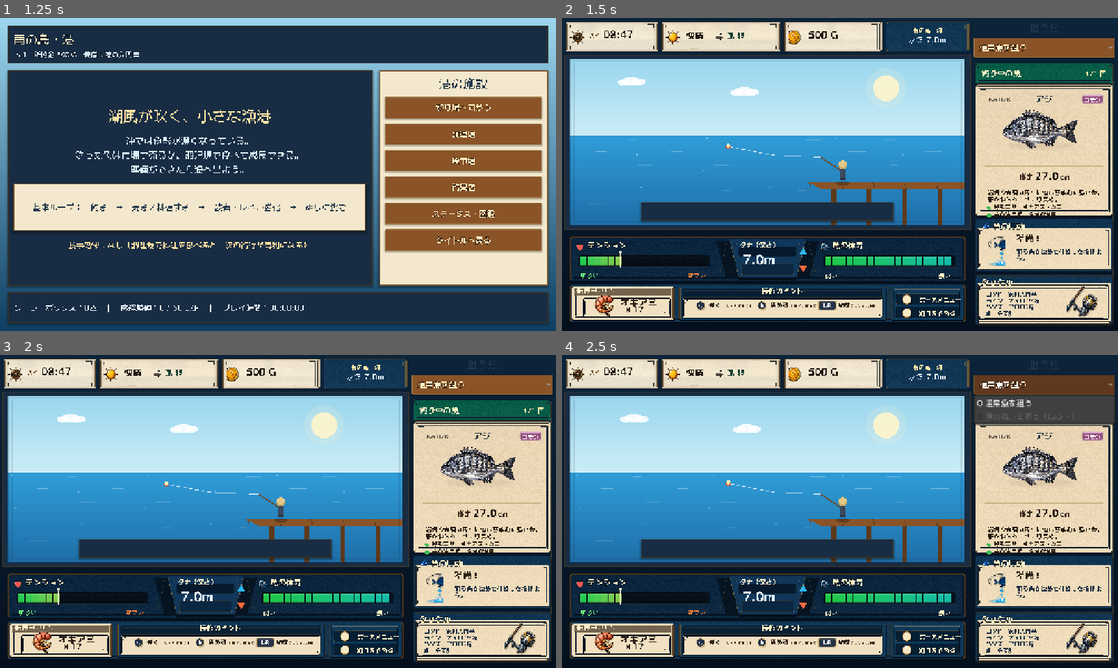
Above: before the commit, frames 1-4 (two rows, left to right).
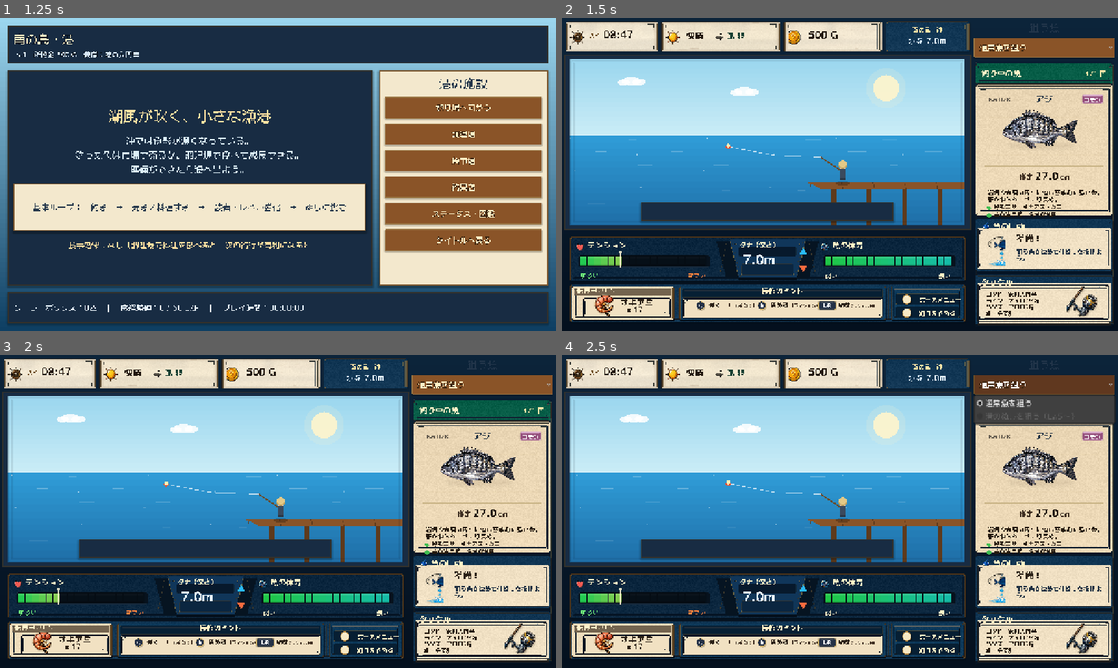
Above: after the commit, the same moments.

Repository: RYUKOU-OKUMURA/tsuri_quest_umi_mvp
Game: Godot game, scene res://scenes/main.tscn
The game is run twice, just before and just after one commit, with the same random seed, the same clock (stepped at 60 frames per second) and the same inputs.
Inputs:
- Up to frame 1 (1.25 s): click "ゲームを始める" at 0.5 s
- Up to frame 2 (1.5 s): click "釣り場へ向かう" at 1.25 s
- Up to frame 3 (2 s): no input
- Up to frame 4 (2.5 s): click "通常魚を狙う" at 2 s

Frame 1 is identical in both runs. In frame 2, 0.5% of the frame differs, in the area x 4-86%, y 2-96%; in frame 3, 0.5%; in frame 4, 0.5%.

Commit message:
Polish underwater fight UI cards

Diff:
--- a/src/ui/components/fight_hud.gd
+++ b/src/ui/components/fight_hud.gd
@@ -136,7 +136,7 @@
 		_draw_tension_texture_icon(tension_icon_rect)
 	else:
 		_draw_hud_icon(ICON_TENSION, tension_icon_rect, Color("#ff5b63"), Color(1.0, 1.0, 1.0, 0.86))
-	_draw_text(font, "テンション", rect.position + Vector2(48.0 if _hud_frame == null else 40.0, title_y), title_size, Palette.TEXT_BONE, 2 if _hud_frame != null else 3)
+	_draw_text(font, "テンション", rect.position + Vector2(48.0 if _hud_frame == null else 40.0, title_y), title_size, Palette.TEXT_BONE, 1 if _hud_frame != null else 3)
 	var ratio := 0.0
 	var safe_min := 0.30
 	var safe_max := 0.74
@@ -182,7 +182,7 @@
 	var icon_size := 34.0 if _hud_frame == null else 24.0
 	var title_size := 19 if _hud_frame == null else 18
 	_draw_hud_icon(ICON_STAMINA, Rect2(rect.position + Vector2(12.0, title_y - icon_size + 8.0), Vector2(icon_size, icon_size)), Color("#6cc8ff"), Color(1.0, 1.0, 1.0, 0.86))
-	_draw_text(font, "魚の体力", rect.position + Vector2(48.0 if _hud_frame == null else 40.0, title_y), title_size, Palette.TEXT_BONE, 2 if _hud_frame != null else 3)
+	_draw_text(font, "魚の体力", rect.position + Vector2(48.0 if _hud_frame == null else 40.0, title_y), title_size, Palette.TEXT_BONE, 1 if _hud_frame != null else 3)
 	var ratio := 1.0
 	if simulator != null:
 		ratio = simulator.fish_stamina_ratio()
@@ -228,8 +228,8 @@
 		)
 	else:
 		_draw_bait_icon(bait.position + Vector2(82.0 if _hud_frame == null else 95.0, bait.size.y * 0.62))
-	_draw_text(font, "オキアミ", bait.position + Vector2(116.0, bait.size.y * (0.56 if _hud_frame != null else 0.66)), 21 if _hud_frame != null else 20, Color("#2b2117"), 0)
-	_draw_text(font, "× 17", bait.position + Vector2(128.0, bait.size.y * (0.74 if _hud_frame != null else 0.92)), 19 if _hud_frame != null else 19, Color("#2b2117"), 0)
+	_draw_text(font, "オキアミ", bait.position + Vector2(116.0, bait.size.y * (0.56 if _hud_frame != null else 0.66)), 19 if _hud_frame != null else 20, Color("#2b2117"), 0)
+	_draw_text(font, "× 17", bait.position + Vector2(130.0, bait.size.y * (0.74 if _hud_frame != null else 0.92)), 17 if _hud_frame != null else 19, Color("#2b2117"), 0)
 
 	_draw_panel(hint, Palette.PARCHMENT, Palette.WOOD_DARK, Palette.GOLD)
 	var hint_title := "操作のヒント"
@@ -420,7 +420,7 @@
 	var key_text_w := font.get_string_size(key, HORIZONTAL_ALIGNMENT_LEFT, -1, key_size).x
 	_draw_text(font, key, key_rect.position + Vector2((key_rect.size.x - key_text_w) * 0.5, 15.0), key_size, Color.WHITE, 1)
 	var label_size := 14 if not is_long_key else 13
-	var note_size := 10 if not is_long_key else 9
+	var note_size := 11 if not is_long_key else 9
 	var label_pos := key_rect.position + Vector2(key_rect.size.x + (7.0 if not is_long_key else 5.0), 15.0)
 	_draw_text(font, label, label_pos, label_size, Color("#2b2117"), 0)
 	var note_font := FightFontsScript.regular(get_theme_default_font())
--- a/src/ui/components/fight_sidebar.gd
+++ b/src/ui/components/fight_sidebar.gd
@@ -162,7 +162,7 @@
 	if _sidebar_frame != null:
 		_draw_action_header_icon(Rect2(rect.position + Vector2(14.0, 6.0), Vector2(22.0, 22.0)))
 		title_x = 40.0
-	_draw_text(font, "魚の行動", rect.position + Vector2(title_x, 25.0), 18, Palette.TEXT_BONE, 2 if _sidebar_frame != null else 3)
+	_draw_text(font, "魚の行動", rect.position + Vector2(title_x, 25.0), 18, Palette.TEXT_BONE, 1 if _sidebar_frame != null else 3)
 	var body := Rect2(rect.position + Vector2(10.0, 33.0), rect.size - Vector2(20.0, 42.0))
 	if _sidebar_frame != null:
 		body = Rect2(rect.position + Vector2(8.5, rect.size.y * 0.170), rect.size - Vector2(17.0, rect.size.y * 0.205))
@@ -188,7 +188,7 @@
 
 func _draw_tackle_card(font: Font, rect: Rect2) -> void:
 	_draw_panel(rect, Color("#0d3a62"), Palette.GOLD, Palette.GOLD_BRIGHT)
-	_draw_text(font, "タックル", rect.position + Vector2(14.0, 24.0), 18, Palette.TEXT_BONE, 2 if _sidebar_frame != null else 3)
+	_draw_text(font, "タックル", rect.position + Vector2(14.0, 24.0), 18, Palette.TEXT_BONE, 1 if _sidebar_frame != null else 3)
 	var body := Rect2(rect.position + Vector2(10.0, 32.0), rect.size - Vector2(20.0, 38.0))
 	if _sidebar_frame != null:
 		body = Rect2(rect.position + Vector2(8.5, rect.size.y * 0.167), rect.size - Vector2(17.0, rect.size.y * 0.209))
@@ -217,8 +217,9 @@
 	var tackle_font_size := 13 if _sidebar_frame != null else 12
 	var tackle_line_gap := 15.0 if _sidebar_frame != null else 16.0
 	var tackle_font := get_theme_default_font() if _sidebar_frame != null else font
+	var tackle_text_color := Color("#24190f") if _sidebar_frame != null else Palette.TEXT_DARK
 	for i in range(lines.size()):
-		_draw_wrapped(tackle_font, lines[i], body.position + text_offset + Vector2(0.0, float(i) * tackle_line_gap), text_width, tackle_font_size, Palette.TEXT_DARK, 1, tackle_font_size + 2.0)
+		_draw_wrapped(tackle_font, lines[i], body.position + text_offset + Vector2(0.0, float(i) * tackle_line_gap), text_width, tackle_font_size, tackle_text_color, 1, tackle_font_size + 2.0)
 	if _tackle_card_icon != null or _icons != null:
 		var icon_rect := Rect2(body.end - Vector2(112.0, 88.0), Vector2(106.0, 82.0)) if _sidebar_frame != null else Rect2(body.end - Vector2(50.0, 50.0), Vector2(40.0, 40.0))
 		_draw_tackle_icon(icon_rect)
--- a/src/ui/components/fight_status_bar.gd
+++ b/src/ui/components/fight_status_bar.gd
@@ -126,7 +126,7 @@
 	_draw_text_clipped(
 		font,
 		title,
-		Vector2(rect.position.x + (rect.size.x - title_width) * 0.5, rect.position.y + rect.size.y * 0.35),
+		Vector2(rect.position.x + (rect.size.x - title_width) * 0.5, rect.position.y + rect.size.y * 0.33),
 		title_size,
 		Palette.GOLD_BRIGHT,
 		rect.size.x,
@@ -138,7 +138,7 @@
 	var label_width := regular_font.get_string_size(label, HORIZONTAL_ALIGNMENT_LEFT, -1, depth_label_size).x
 	var value_width := font.get_string_size(depth_value, HORIZONTAL_ALIGNMENT_LEFT, -1, depth_value_size).x
 	var total_width := label_width + gap + value_width
-	var baseline := rect.position.y + rect.size.y * 0.72
+	var baseline := rect.position.y + rect.size.y * 0.75
 	var x := rect.position.x + (rect.size.x - total_width) * 0.5
 	_draw_text_clipped(regular_font, label, Vector2(x, baseline), depth_label_size, Color("#d9ecff"), label_width + 2.0, 1)
 	_draw_text_clipped(font, depth_value, Vector2(x + label_width + gap, baseline), depth_value_size, Color("#eaf6ff"), value_width + 2.0, 1)
Binary file changed: assets/showcase/underwater/sidebar_frame.png
Not shown, changed: design-qa.md
Not shown, changed: docs/11_underwater_fight_showcase.md
Not shown, changed: tools/build_fight_hud_static_compare.py
Not shown, changed: tools/build_fight_sidebar_static_compare.py
Not shown, changed: tools/build_fight_top_status_static_compare.py
Not shown, changed: tools/generate_underwater_ui_frame_assets.py
